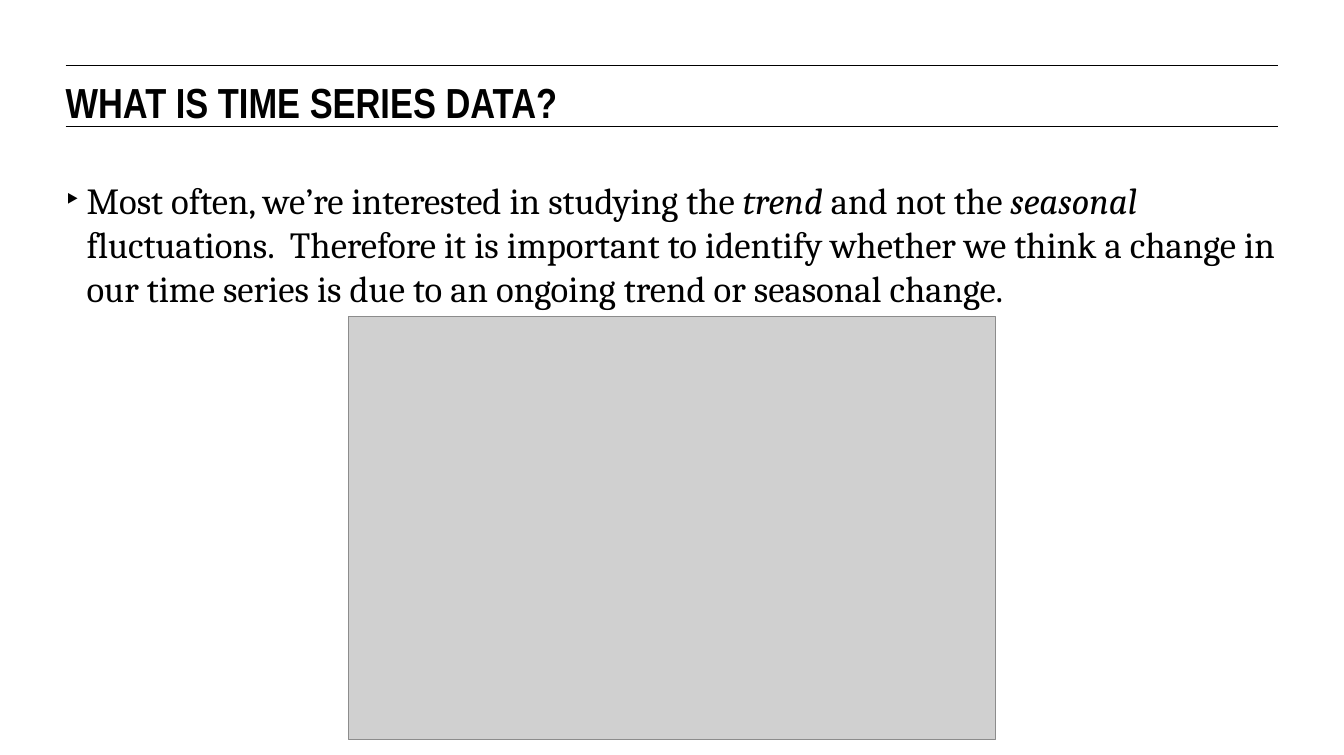
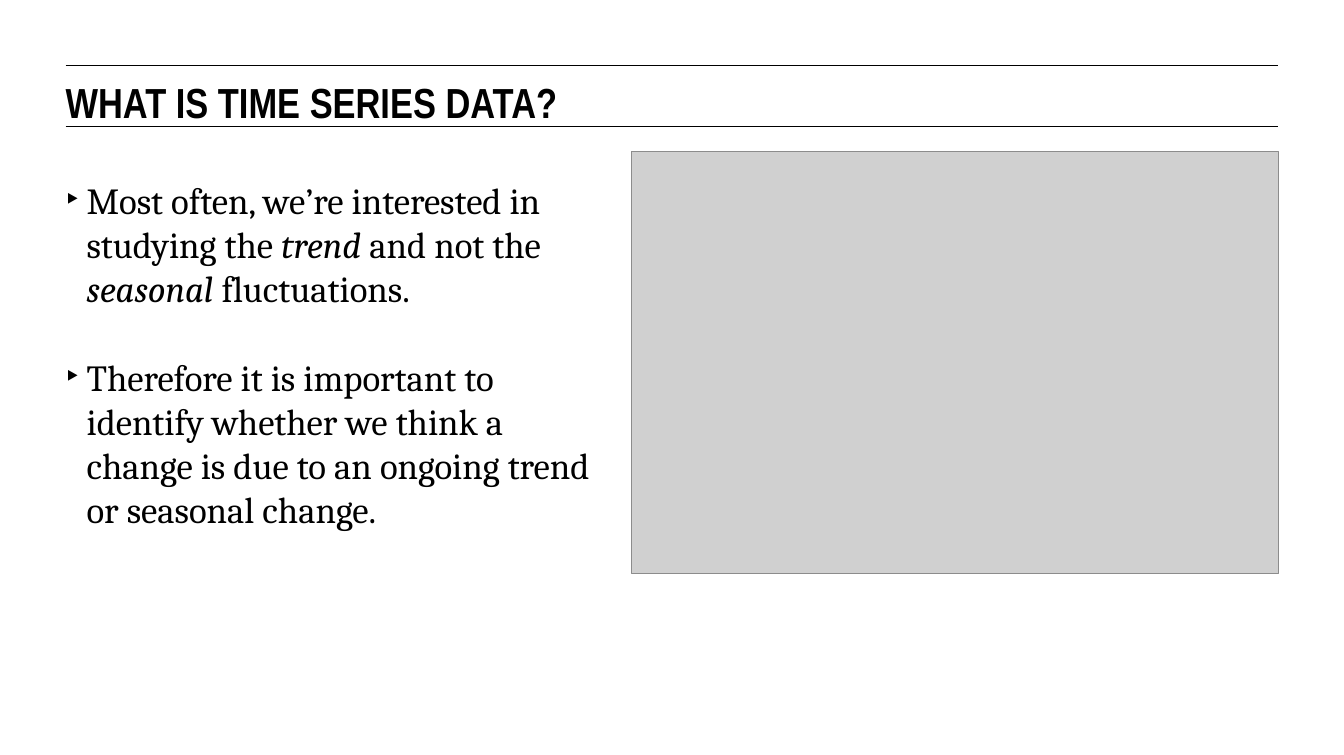
Before and after one commit to eflautt/ga-data-science, a slide deck: slide 23 of lessons/lesson-15/15-time-series-analysis.pptx. Drawn at 1344x755 pixels with LibreOffice and Linux fonts; fonts in the diff are those of the drawing; grey boxes stand for pictures. Boxes give left, top, right and bottom in pixels: in the first picture for what was removed or moved away, otherwise in the second. Text is boxed around its words. In the diff, an @@ line names an element or a change of style, - is before the commit and + after.

```diff
--- a/lessons/lesson-15/15-time-series-analysis.pptx
+++ b/lessons/lesson-15/15-time-series-analysis.pptx
@@ picture moved from (x1=349, y1=317, x2=995, y2=739) to (x1=631, y1=151, x2=1278, y2=574) @@
@@ text at (x1=87, y1=188, x2=590, y2=531): text changed @@
-‣ Most often, we’re interested in studying the trend and not the seasonal fluctuations. Therefore it is important to identify whether we think a change in our time series is due to an ongoing trend or seasonal change.
+‣ Most often, we’re interested in studying the trend and not the seasonal fluctuations.
+‣ Therefore it is important to identify whether we think a change is due to an ongoing trend or seasonal change.
```
Also in this commit, not shown: 24 other slides changed, 1 slide added.
